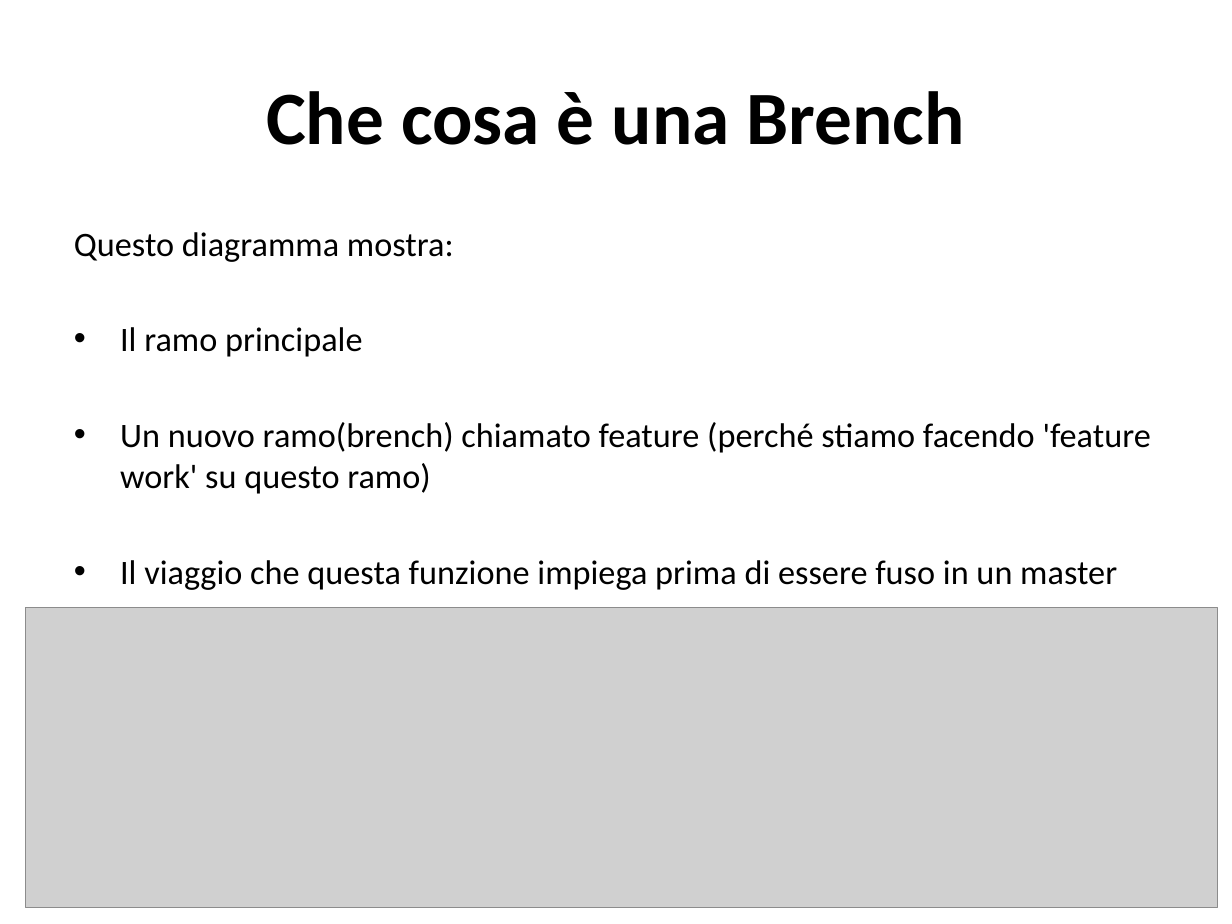
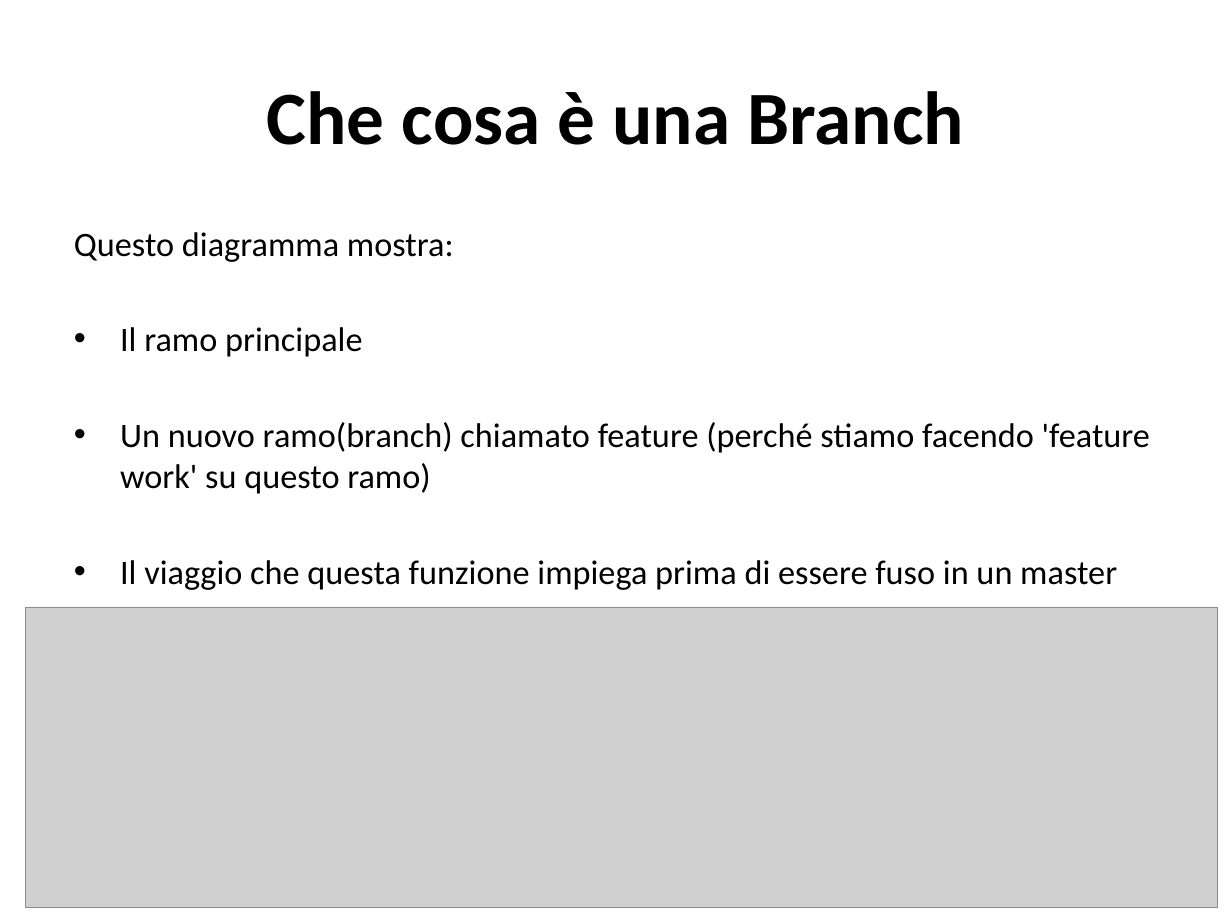
Before and after one commit to TeamEngim/GitHub-Introduction, a slide deck: slide 10 of Primi passi su GitHub.pptx. Drawn at 1232x924 pixels with LibreOffice and Linux fonts; fonts in the diff are those of the drawing; grey boxes stand for pictures. Boxes give left, top, right and bottom in pixels: in the first picture for what was removed or moved away, otherwise in the second. Text is boxed around its words. In the diff, an @@ line names an element or a change of style, - is before the commit and + after.

```diff
--- a/Primi passi su GitHub.pptx
+++ b/Primi passi su GitHub.pptx
@@ title at (267,91,964,145): text changed @@
-Che cosa è una Brench
+Che cosa è una Branch
@@ text at (120,422,1150,494): text changed @@
-• Un nuovo ramo(brench) chiamato feature (perché stiamo facendo 'feature work' su questo ramo)
+• Un nuovo ramo(branch) chiamato feature (perché stiamo facendo 'feature work' su questo ramo)
```
Also in this commit, not shown: 9 other slides changed, 8 slides added.
